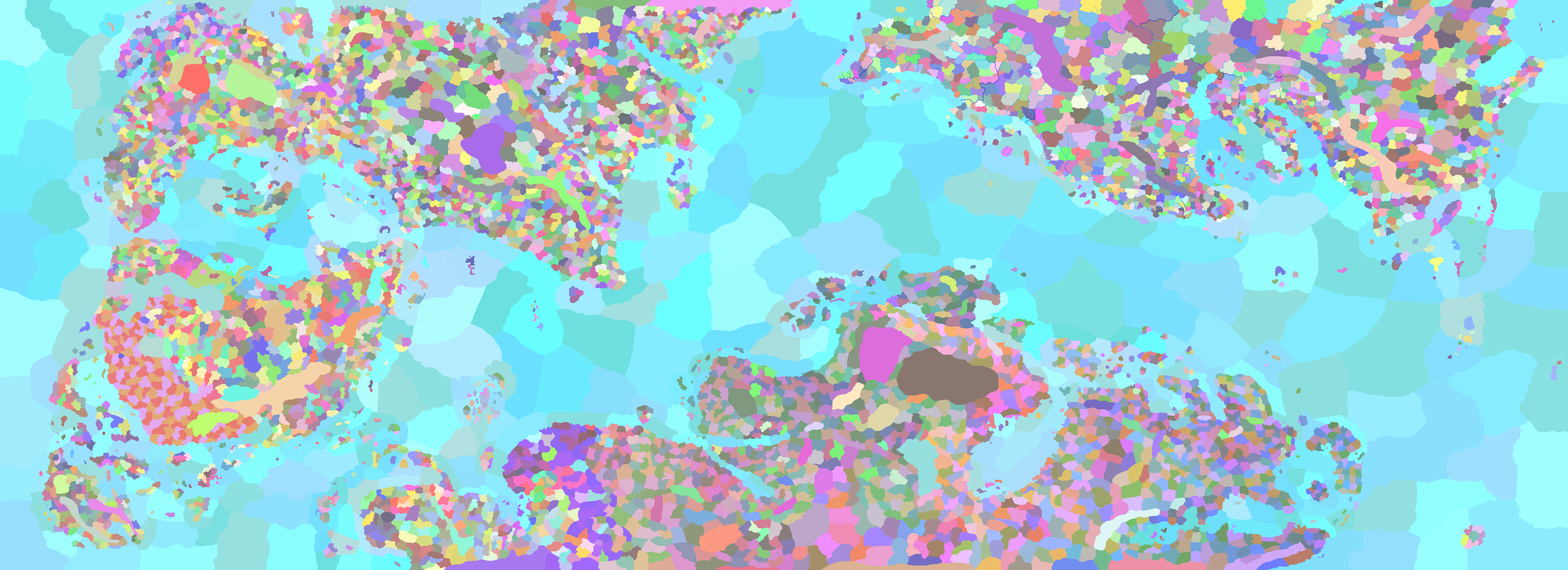
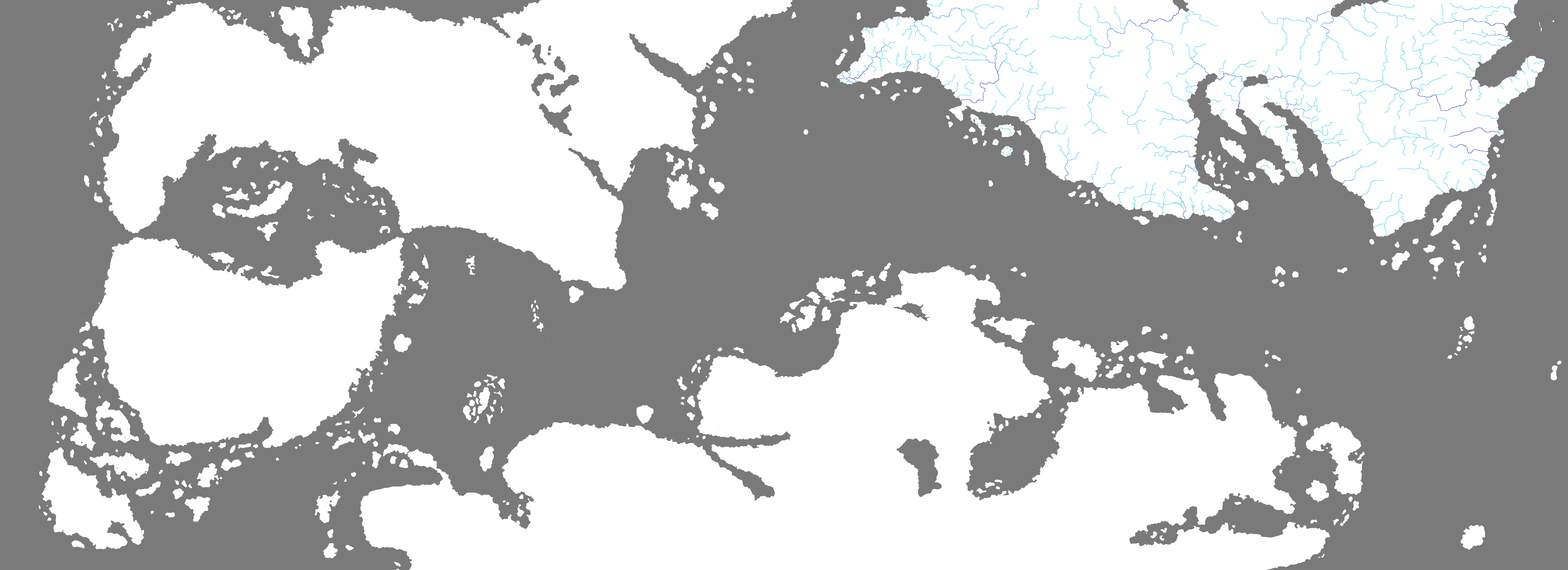
Revision of a layered 1568x570 image; what changed, layer by layer:
painted on "River" over left=1275, top=2, right=1545, bottom=191
showed "heightmap", opacity 24% → 100% over left=0, top=0, right=1568, bottom=570
hid "nationbordersformindman.png" over left=0, top=0, right=1568, bottom=570
